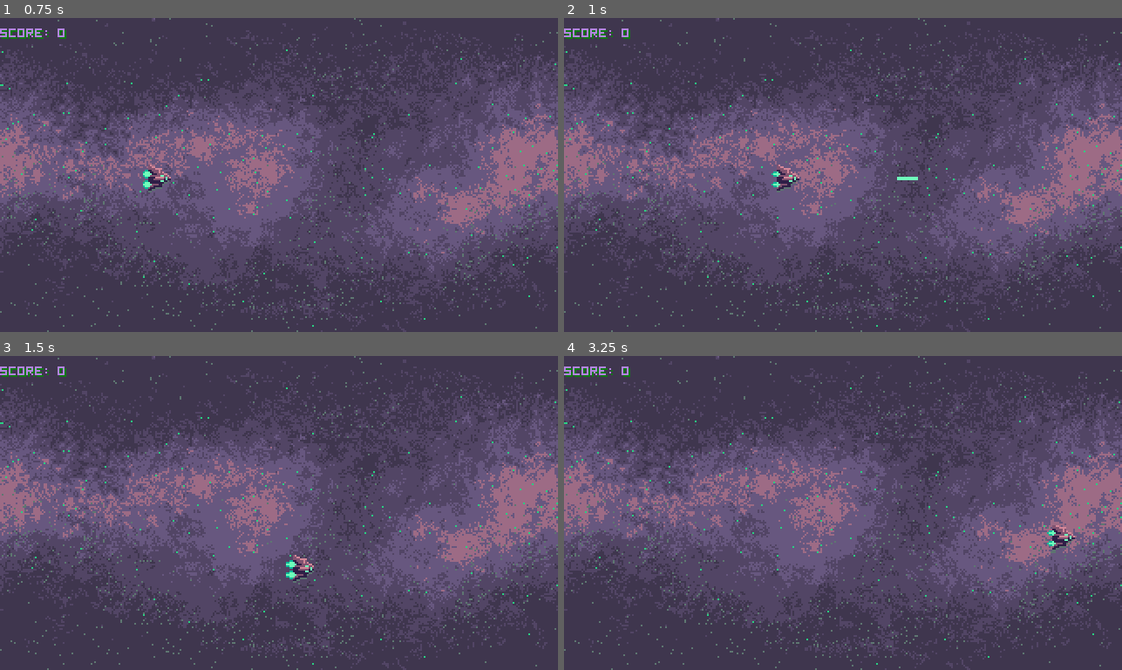
Above: before the commit, frames 1-4 (two rows, left to right).
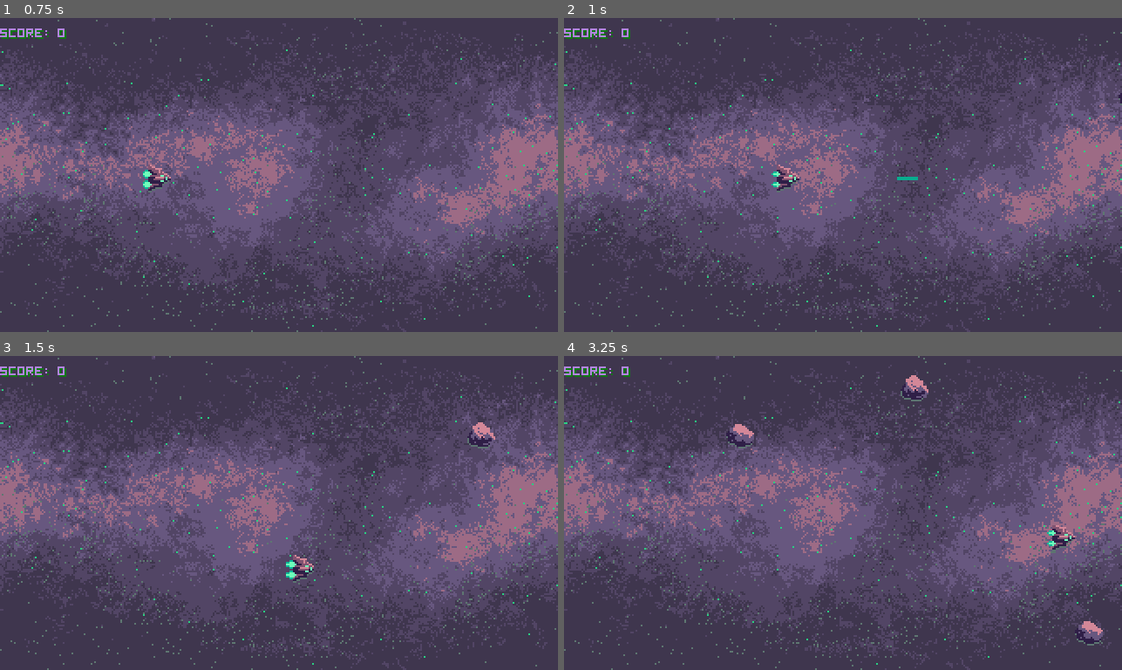
Above: after the commit, the same moments.

Repository: IamMuuo/asteroids
Game: Godot game, scene res://Scenes/stage.tscn
The game is run twice, just before and just after one commit, with the same random seed, the same clock (stepped at 60 frames per second) and the same inputs.
Inputs:
- Up to frame 1 (0.75 s): tap Enter at 0.5 s; hold Right from 0.53 s (still down); hold Enter from 0.53 s (still down)
- Up to frame 2 (1 s): keep holding Right; keep holding Enter; tap Space at 0.77 s
- Up to frame 3 (1.5 s): release Right at 1.28 s; release Enter at 1.28 s; hold Down from 1.28 s (still down); tap Enter at 1.35 s
- Up to frame 4 (3.25 s): tap Space at 1.52, 3.02 s; release Down at 2.03 s; hold Right 2.03-2.78 s; hold Enter 2.03-2.78 s; hold Up from 2.78 s (still down); tap Enter at 2.85 s

Frame 1 is identical in both runs. In frame 2, less than 0.1% of the frame differs, in the area x 59-100%, y 23-52%; in frame 3, 0.3%; in frame 4, 0.7%, in the area x 29-97%, y 6-93%.

Commit message:
Got the game playable

Diff:
--- a/Scenes/Asterioid.tscn
+++ b/Scenes/Asterioid.tscn
@@ -1,7 +1,8 @@
-[gd_scene load_steps=5 format=2]
+[gd_scene load_steps=6 format=2]
 
 [ext_resource path="res://sprites/asteroid1.png" type="Texture" id=1]
 [ext_resource path="res://sprites/asteroid2.png" type="Texture" id=2]
+[ext_resource path="res://scripts/asterioid.gd" type="Script" id=3]
 
 [sub_resource type="CircleShape2D" id=1]
 radius = 6.0
@@ -14,11 +15,15 @@
 "speed": 3.0
 } ]
 
-[node name="Asterioid" type="Area2D" groups=["asterioid"]]
+[node name="Asterioid" type="Area2D" groups=["asteroid"]]
+script = ExtResource( 3 )
 
 [node name="hit_zone" type="CollisionShape2D" parent="."]
 shape = SubResource( 1 )
 
 [node name="Sprite" type="AnimatedSprite" parent="."]
 frames = SubResource( 2 )
+frame = 1
 playing = true
+
+[connection signal="area_entered" from="." to="." method="_on_Asterioid_area_entered"]
--- a/Scenes/Shot.tscn
+++ b/Scenes/Shot.tscn
@@ -15,7 +15,7 @@
 "speed": 10.0
 } ]
 
-[node name="Shot" type="Area2D"]
+[node name="Shot" type="Area2D" groups=["shot"]]
 script = ExtResource( 3 )
 
 [node name="damage_zone" type="CollisionShape2D" parent="."]
@@ -23,4 +23,5 @@
 
 [node name="Sprite" type="AnimatedSprite" parent="."]
 frames = SubResource( 2 )
+frame = 1
 playing = true
--- a/Scenes/player.tscn
+++ b/Scenes/player.tscn
@@ -29,4 +29,5 @@
 wait_time = 0.2
 one_shot = true
 
+[connection signal="area_entered" from="." to="." method="_on_player_area_entered"]
 [connection signal="timeout" from="reload_timer" to="." method="_on_reload_timer_timeout"]
--- a/Scenes/stage.tscn
+++ b/Scenes/stage.tscn
@@ -1,13 +1,15 @@
-[gd_scene load_steps=5 format=2]
+[gd_scene load_steps=6 format=2]
 
 [ext_resource path="res://Scenes/player.tscn" type="PackedScene" id=1]
 [ext_resource path="res://sprites/background.png" type="Texture" id=2]
 [ext_resource path="res://fonts/hour5.ttf" type="DynamicFontData" id=3]
+[ext_resource path="res://scripts/stage.gd" type="Script" id=5]
 
 [sub_resource type="DynamicFont" id=1]
 font_data = ExtResource( 3 )
 
 [node name="stage" type="Node2D"]
+script = ExtResource( 5 )
 
 [node name="spawn_timer" type="Timer" parent="."]
 autostart = true
@@ -48,3 +50,5 @@
 align = 1
 valign = 1
 uppercase = true
+
+[connection signal="destroyed" from="player" to="." method="_on_player_destroyed"]
--- /dev/null
+++ b/scripts/asterioid.gd
@@ -0,0 +1,28 @@
+extends Area2D
+
+var explosion_scene = preload("res://Scenes/explosion.tscn")
+var move_speed = 100
+var score_emitted = false
+
+signal score
+
+
+func _process(delta):
+	position -= Vector2(delta * move_speed, 0.0)
+
+	if position.x < -100:
+		queue_free()
+
+
+func _on_Asterioid_area_entered(area):
+	if area.is_in_group("shot") or area.is_in_group("player"):
+		if not score_emitted:
+			score_emitted = true
+			emit_signal("score")
+			queue_free()
+
+
+			var stage_node = get_parent()
+			var explosion_instance = explosion_scene.instance()
+			explosion_instance.position = position
+			stage_node.add_child(explosion_instance)
--- a/scripts/player.gd
+++ b/scripts/player.gd
@@ -4,8 +4,10 @@
 const SCREEN_WIDTH = 320
 const SCREEN_HEIGHT = 180
 var shot_scene = preload("res://Scenes/Shot.tscn")
+var explosion_scene = preload("res://Scenes/explosion.tscn")
 var canshoot = true
 
+signal destroyed
 
 func _process(delta):
 	# check for screen bounds
@@ -46,3 +48,11 @@
 
 func _on_reload_timer_timeout():
 	canshoot = true
+
+
+func _on_player_area_entered(area):
+	if area.is_in_group("asteroid"):
+		var explosion_instance = explosion_scene.instance()
+		explosion_instance.position = position
+		queue_free()
+		emit_signal("destroyed")
--- /dev/null
+++ b/scripts/stage.gd
@@ -0,0 +1,35 @@
+extends Node2D
+
+var score = 0
+const SCREEN_WIDTH = 320
+const SCREEN_HEIGHT = 180
+
+var is_game_over = false
+var asteroid = preload("res://Scenes/Asterioid.tscn")
+
+
+func _ready():
+	get_node("player").connect("destroyed", self, "_on_player_destoyed")
+	get_node("spawn_timer").connect("timeout", self, "_on_spawn_timer_timeout")
+
+func _input(event):
+	if Input.is_key_pressed(KEY_ESCAPE):
+		get_tree().quit()
+
+	if is_game_over and Input.is_key_pressed(KEY_ENTER):
+		get_tree().change_scene("res://Scenes/stage.tscn")
+
+
+func _on_player_destroyed():
+	get_node("ui/retry").show()
+	is_game_over = true
+
+func _on_spawn_timer_timeout():
+	var asteroid_instance = asteroid.instance()
+	asteroid_instance.connect("score", self, "_on_player_score")
+	asteroid_instance.position = Vector2(SCREEN_WIDTH + 8, rand_range(0, SCREEN_HEIGHT))
+	add_child(asteroid_instance)
+
+func _on_player_score():
+	score += 1
+	get_node("ui/score").text = "Score: " + str(score)
